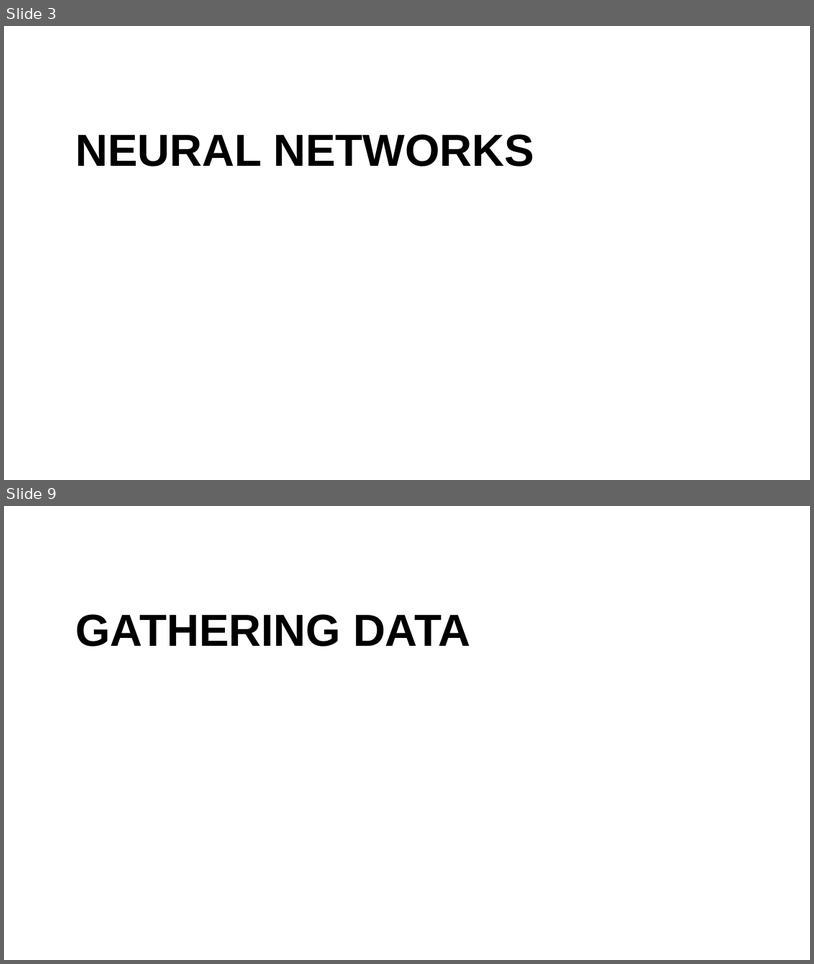
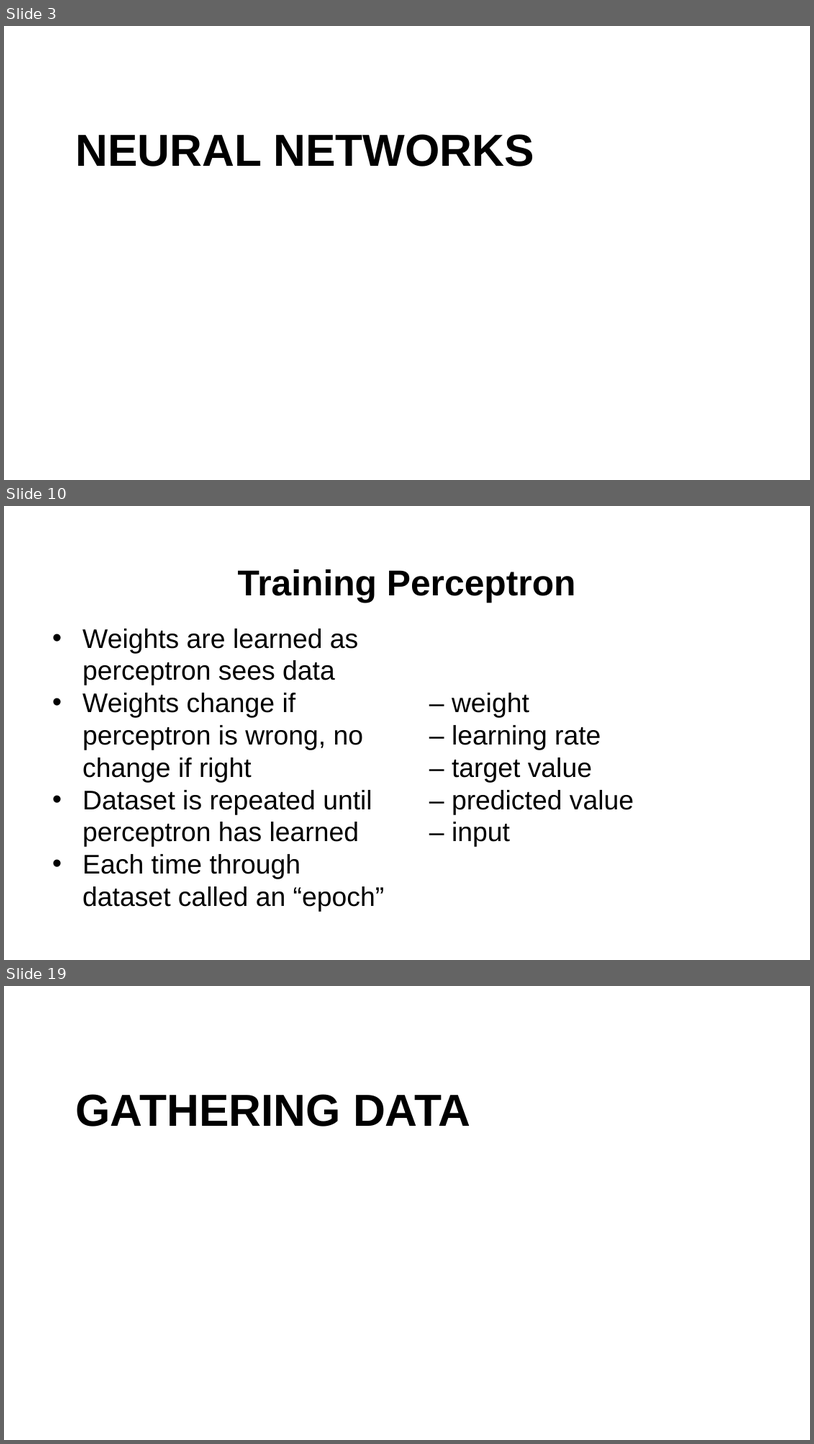
Before and after one commit to fbsmith/sciantix-official, a slide deck: presentations/2026-02-20.pptx. Shown one above the other, each under a label of ours: slides 3 and 9 before the commit, slides 3, 10 and 19 after it; the slides between them are not shown. The pictures are 814x964 and 814x1444 pixels, drawn with LibreOffice and Linux fonts; fonts in the diff are those of the drawing; background and template pictures are left out. Boxes give left, top, right and bottom in pixels: in the first picture for what was removed or moved away, otherwise in the second. Text is boxed around its words. In the diff, an @@ line names an element or a change of style, - is before the commit and + after.

```diff
--- a/presentations/2026-02-20.pptx
+++ b/presentations/2026-02-20.pptx
@@ slide 10 added at [4, 506, 810, 960], background #FFFFFF @@
@@ title added at [238, 569, 576, 603], 32 pt, text #000000, bold @@
+Training Perceptron
@@ text added at [82, 628, 385, 911], 24 pt, text #000000 @@
+• Weights are learned as perceptron sees data
+• Weights change if perceptron is wrong, no change if right
+• Dataset is repeated until perceptron has learned
+• Each time through dataset called an “epoch”
@@ text added at [452, 692, 634, 847], 24 pt, text #000000 @@
+– weight
+– learning rate
+– target value
+– predicted value
+– input
@@ what was slide 9 is now slide 19 @@
```
Also in this commit, not shown: 2 slides changed, 12 other slides added, 3 slides removed, 6 other files.
